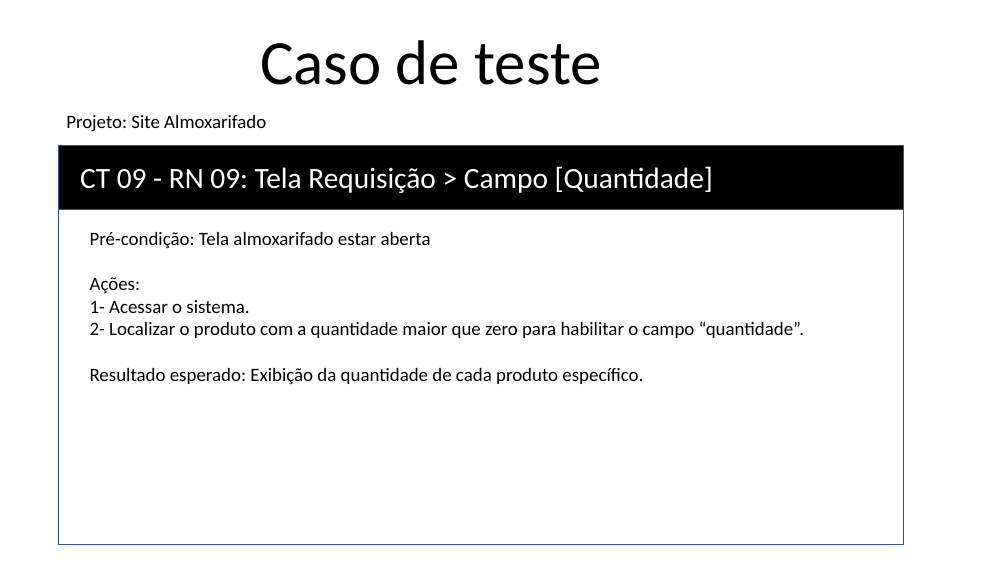
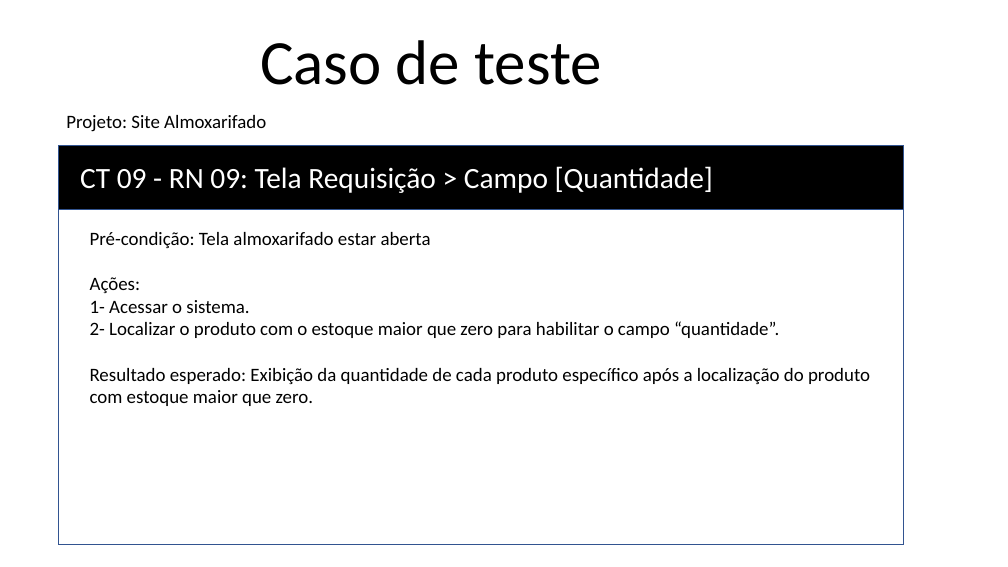
Before and after one commit to RaissaBarbs/Almoxarifado, a slide deck: slide 17 of RegrasNegocio/RN_Requisitos.pptx. Drawn at 1008x567 pixels with LibreOffice and Linux fonts; fonts in the diff are those of the drawing. Boxes give left, top, right and bottom in pixels: in the first picture for what was removed or moved away, otherwise in the second. Text is boxed around its words. In the diff, an @@ line names an element or a change of style, - is before the commit and + after.

```diff
--- a/RegrasNegocio/RN_Requisitos.pptx
+++ b/RegrasNegocio/RN_Requisitos.pptx
@@ text at box(90, 321, 870, 406): text changed @@
-2- Localizar o produto com a quantidade maior que zero para habilitar o campo “quantidade”.
-Resultado esperado: Exibição da quantidade de cada produto específico.
+2- Localizar o produto com o estoque maior que zero para habilitar o campo “quantidade”.
+Resultado esperado: Exibição da quantidade de cada produto específico após a localização do produto com estoque maior que zero.
```
Also in this commit, not shown: 2 other slides changed, 31 other files.
